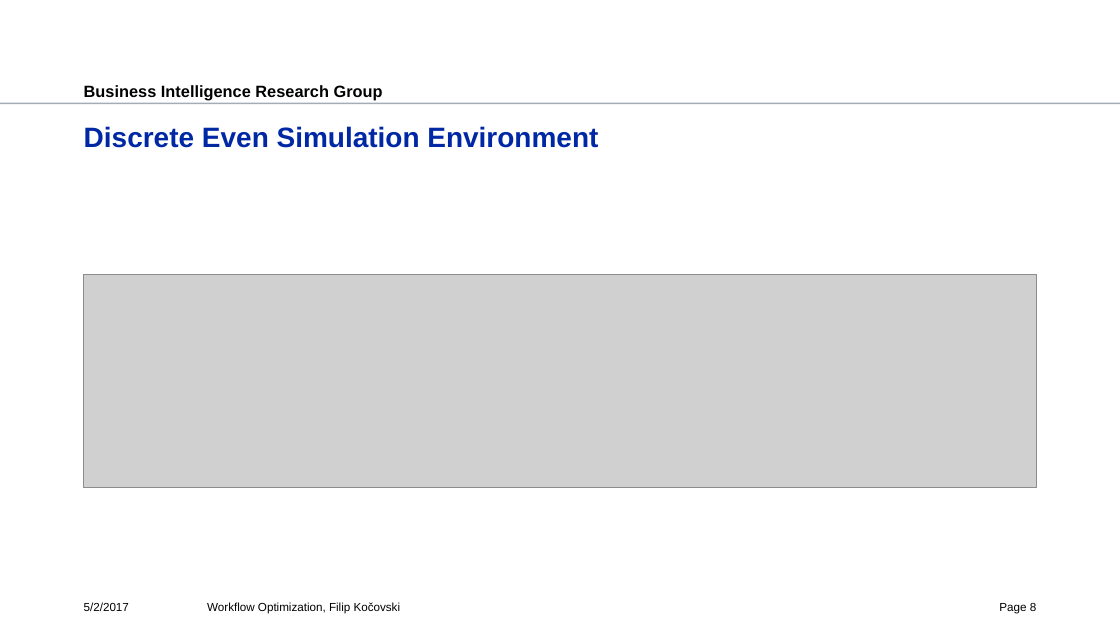
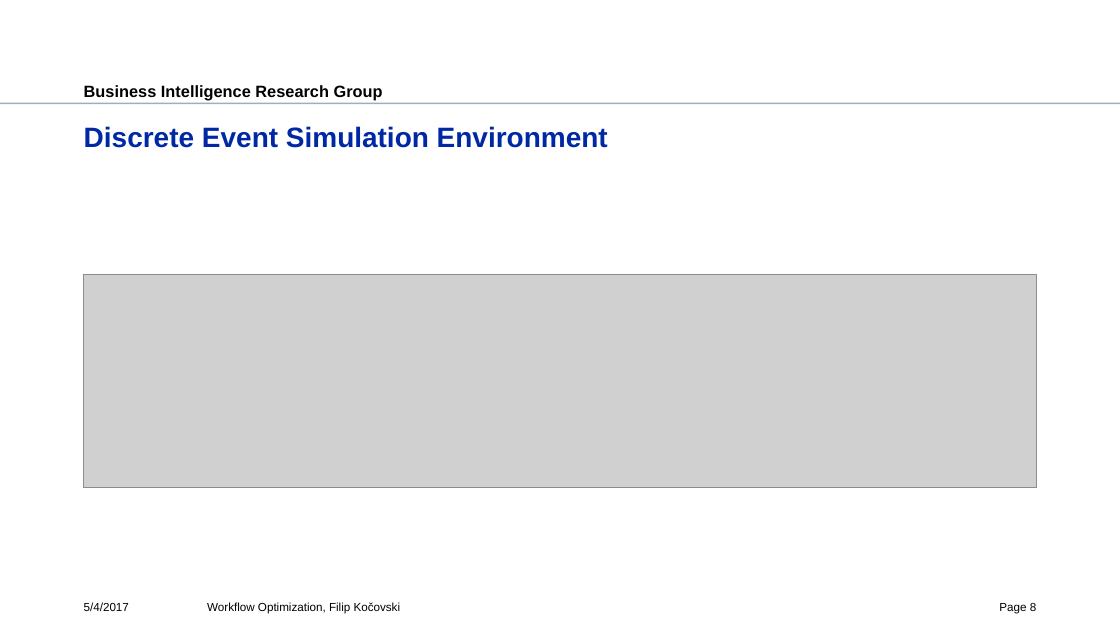
Before and after one commit to fkocovski/mt_presentation, a slide deck: slide 8 of Workflow Optimization.pptx. Drawn at 1120x630 pixels with LibreOffice and Linux fonts; fonts in the diff are those of the drawing; grey boxes stand for pictures; background and template pictures are left out. Boxes give left, top, right and bottom in pixels: in the first picture for what was removed or moved away, otherwise in the second. Text is boxed around its words. In the diff, an @@ line names an element or a change of style, - is before the commit and + after.

```diff
--- a/Workflow Optimization.pptx
+++ b/Workflow Optimization.pptx
@@ title at [84, 126, 608, 148]: text changed @@
-Discrete Even Simulation Environment
+Discrete Event Simulation Environment
@@ text at [84, 602, 129, 611]: text changed @@
-5/2/2017
+5/4/2017
```
Also in this commit, not shown: 34 other slides changed, 8 slides added.
